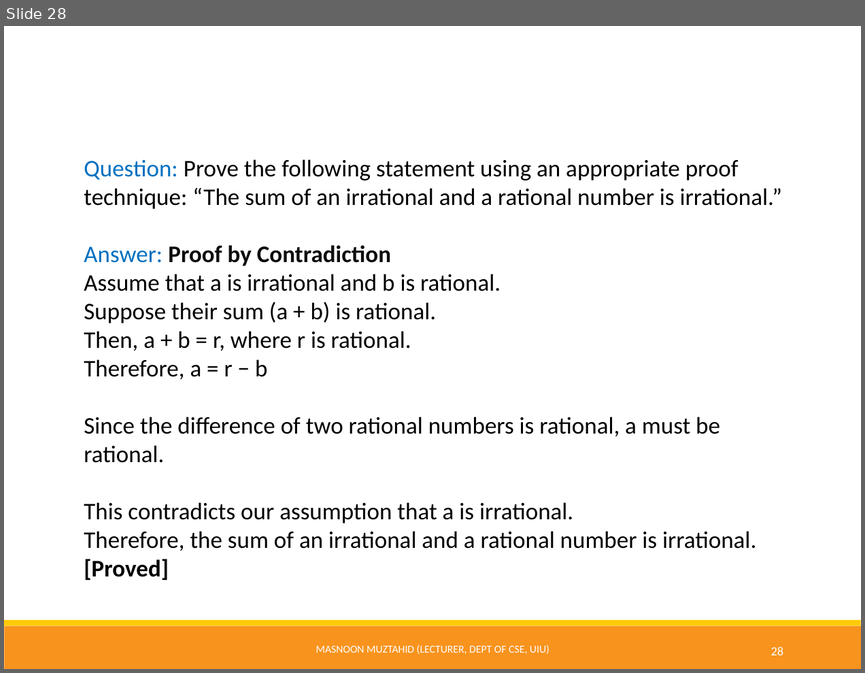
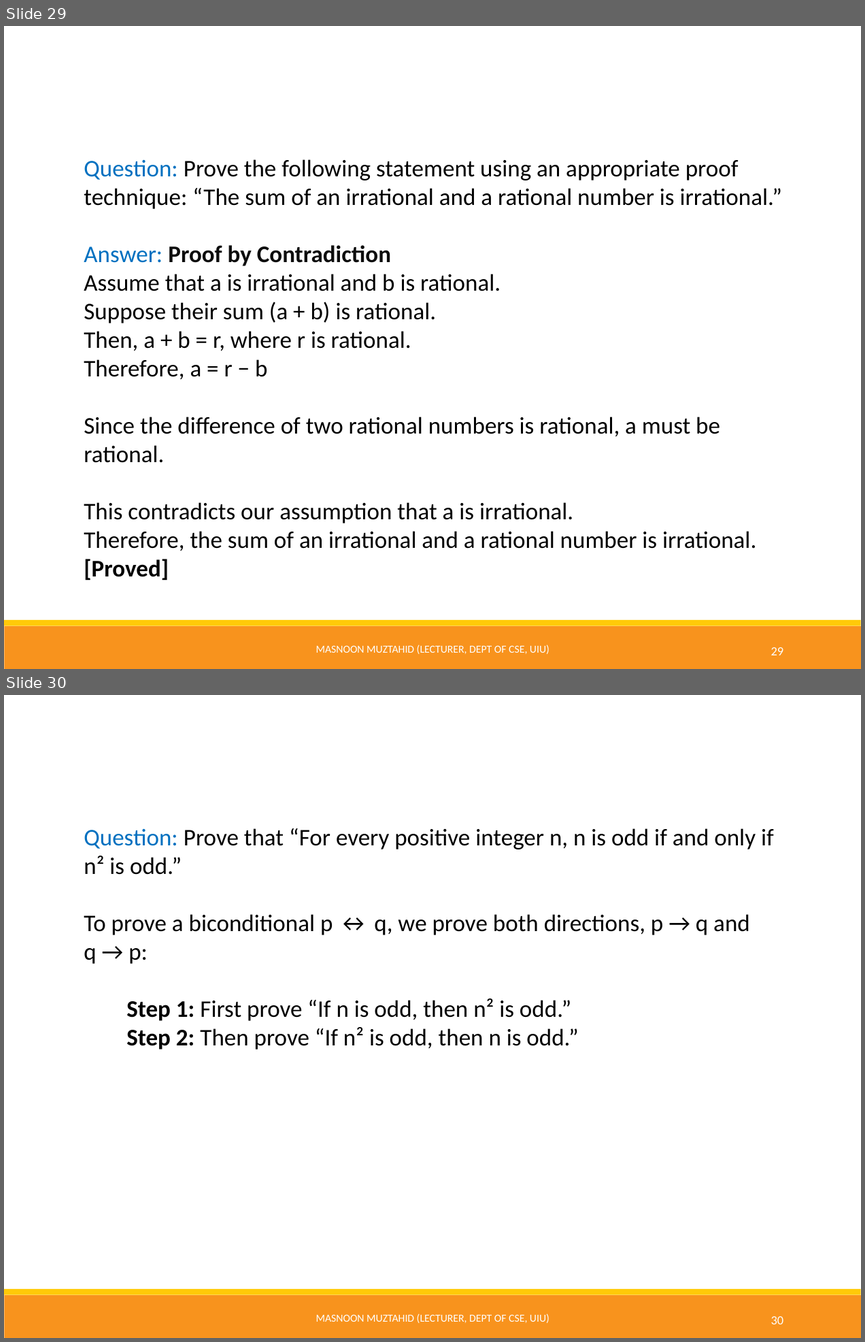
Before and after one commit to Muztahid202/UIU-Discrete_Math_Resources, a slide deck: Proof Technique.pptx. Shown one above the other, each under a label of ours: slide 28 before the commit, slides 29 and 30 after it. The pictures are 865x673 and 865x1342 pixels, drawn with LibreOffice and Linux fonts; fonts in the diff are those of the drawing. Boxes give left, top, right and bottom in pixels: in the first picture for what was removed or moved away, otherwise in the second. Text is boxed around its words. In the diff, an @@ line names an element or a change of style, - is before the commit and + after.

```diff
--- a/Proof Technique.pptx
+++ b/Proof Technique.pptx
@@ slide 30 added at box(4, 695, 861, 1338), background #FFFFFF; not listed: 2 template elements that a slide beside it also shows @@
@@ text added at box(84, 828, 774, 1049), 20 pt, text #000000 @@
+Question: Prove that “For every positive integer n, n is odd if and only if n² is odd.”
+To prove a biconditional p ↔ q, we prove both directions, p → q and q → p:
+Step 1: First prove “If n is odd, then n² is odd.”
+Step 2: Then prove “If n² is odd, then n is odd.”
@@ text added at box(316, 1313, 549, 1323), 9 pt, text #FFFFFF @@
+MASNOON MUZTAHID (LECTURER, DEPT OF CSE, UIU)
@@ page number added at box(771, 1316, 784, 1324), 10.5 pt, text #FFFFFF @@
+30
@@ what was slide 28 is now slide 29 @@
@@ page number at box(771, 647, 784, 655): text changed @@
-28
+29
```
Also in this commit, not shown: 3 other slides added, 1 other file.
